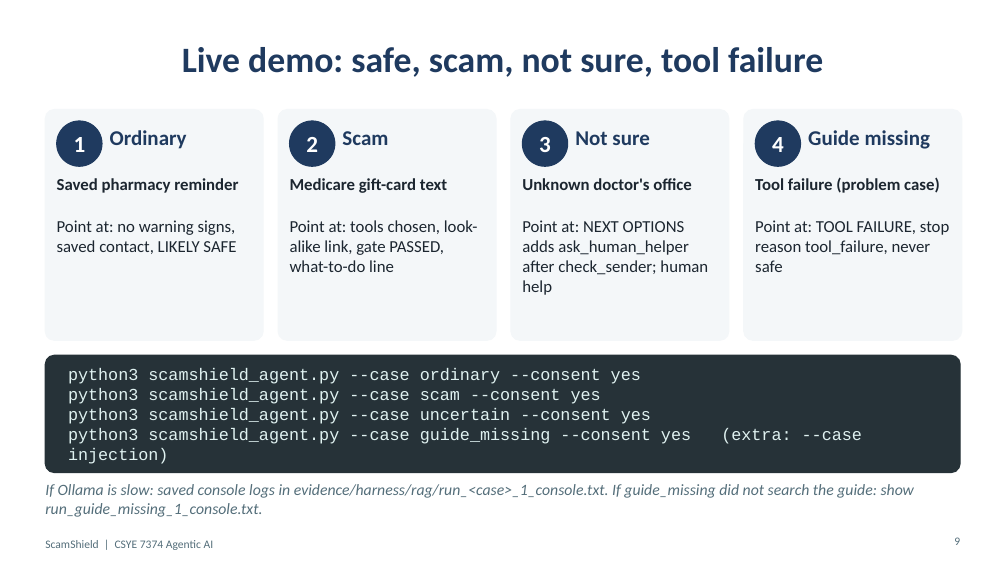
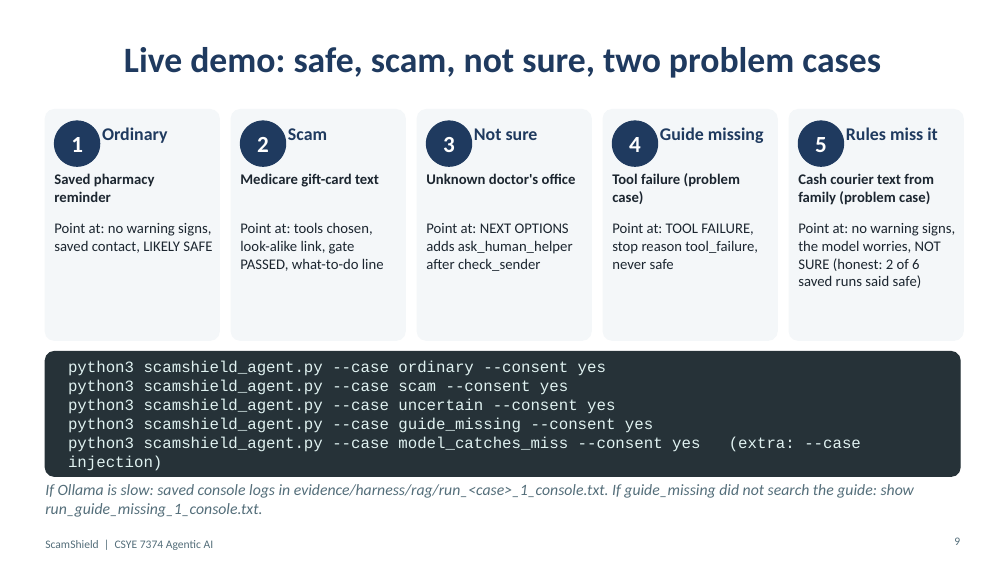
Before and after one commit to ARUNAS95/ScamShield, a slide deck: slide 9 of docs/ScamShield_Presentation.pptx. Drawn at 1008x567 pixels with LibreOffice and Linux fonts; fonts in the diff are those of the drawing. Boxes give left, top, right and bottom in pixels: in the first picture for what was removed or moved away, otherwise in the second. Text is boxed around its words. In the diff, an @@ line names an element or a change of style, - is before the commit and + after.

```diff
--- a/docs/ScamShield_Presentation.pptx
+++ b/docs/ScamShield_Presentation.pptx
@@ title at (124,47,881,78): text changed @@
-Live demo: safe, scam, not sure, tool failure
+Live demo: safe, scam, not sure, two problem cases
@@ rounded rectangle: place and size @@
-rounded rectangle at (45,110,263,340)
+rounded rectangle at (45,110,219,340)
@@ rounded rectangle: place and size @@
-rounded rectangle at (278,110,496,340)
+rounded rectangle at (231,110,405,340)
@@ rounded rectangle added at (417,110,591,340), fill #F4F7F9, outline #F4F7F9 1.25 pt @@
@@ proportions changed in 5 elements at (45,352,960,476), (45,110,219,340), (789,110,963,340), (231,110,405,340), (603,110,777,340) @@
@@ rounded rectangle: place and size @@
-rounded rectangle at (511,110,729,340)
+rounded rectangle at (603,110,777,340)
@@ rounded rectangle: place and size @@
-rounded rectangle at (744,110,962,340)
+rounded rectangle at (789,110,963,340)
@@ text "Ordinary": place and size @@
-text "Ordinary" at (110,130,187,149)
+text "Ordinary" at (102,127,167,143)
@@ text "2": place and size @@
-text "2" at (306,137,318,152)
+text "2" at (257,137,269,152)
@@ ellipse: place and size @@
-ellipse at (290,121,335,166)
+ellipse at (240,121,286,166)
@@ text "Scam": place and size @@
-text "Scam" at (342,131,388,145)
+text "Scam" at (288,128,327,140)
@@ text "3": place and size @@
-text "3" at (539,137,551,152)
+text "3" at (443,137,455,152)
@@ ellipse added at (426,121,472,166), fill #1F3A5F, outline #1F3A5F 1 pt @@
@@ text "Not sure": place and size @@
-text "Not sure" at (575,131,649,145)
+text "Not sure" at (474,128,538,140)
@@ text "4": place and size @@
-text "4" at (772,137,784,152)
+text "4" at (629,137,641,152)
@@ ellipse: place and size @@
-ellipse at (523,121,568,166)
+ellipse at (613,121,658,166)
@@ size 20 to 17 pt in 4 elements at (102,127,167,143), (288,128,327,140), (474,128,538,140), (660,127,764,143) @@
@@ text "Guide missing": place and size @@
-text "Guide missing" at (808,130,930,149)
+text "Guide missing" at (660,127,764,143)
@@ ellipse: place and size @@
-ellipse at (755,121,801,166)
+ellipse at (799,121,844,166)
@@ text added at (815,137,827,152), 22 pt, text #FFFFFF, bold @@
+5
@@ text added at (846,127,938,140), 17 pt, text #1F3A5F, bold @@
+Rules miss it
@@ text "Medicare gift-card text": place and size @@
-text "Medicare gift-card text" at (290,178,447,193)
+text "Medicare gift-card text" at (240,173,379,187)
@@ text "Unknown doctor's office": place and size @@
-text "Unknown doctor's office" at (522,178,692,190)
+text "Unknown doctor's office" at (426,173,576,184)
@@ size 16 to 14 pt in 7 elements at (54,223,212,253), (54,173,155,202), (240,222,384,271), (240,173,379,187), (426,173,576,184), (612,223,758,269), (612,173,740,204) @@
@@ text "Tool failure (problem case)": place and size @@
-text "Tool failure (problem case)" at (755,177,940,193)
+text "Tool failure (problem case)" at (612,173,740,204)
@@ text added at (798,173,934,205), 14 pt, text #1C2630, bold @@
+Cash courier text from family (problem case)
@@ text "Point at: tools chosen, look-alike ...": place and size @@
-text "Point at: tools chosen, look-alike ..." at (290,220,478,272)
+text "Point at: tools chosen, look-alike ..." at (240,222,384,271)
@@ text at (426,223,573,271): text changed; size 16 to 14 pt @@
-Point at: NEXT OPTIONS adds ask_human_helper after check_sender; human help
+Point at: NEXT OPTIONS adds ask_human_helper after check_sender
@@ text "Point at: TOOL FAILURE, stop ...": place and size @@
-text "Point at: TOOL FAILURE, stop ..." at (755,220,949,272)
+text "Point at: TOOL FAILURE, stop ..." at (612,223,758,269)
@@ text added at (798,223,955,288), 14 pt, text #1C2630 @@
+Point at: no warning signs, the model worries, NOT SURE (honest: 2 of 6 saved runs said safe)
@@ text at (68,360,615,414): size 16 to 15 pt in "python3 scamshield_agent.py --case ordinary --consent yes", "python3 scamshield_agent.py --case scam --consent yes", "python3 scamshield_agent.py --case uncertain --consent yes" @@
@@ text at (68,417,861,452): text changed; size 16 to 15 pt @@
-python3 scamshield_agent.py --case guide_missing --consent yes (extra: --case injection)
+python3 scamshield_agent.py --case guide_missing --consent yes
+python3 scamshield_agent.py --case model_catches_miss --consent yes (extra: --case injection)
```
Also in this commit, not shown: 5 other slides changed, 1 other file.
